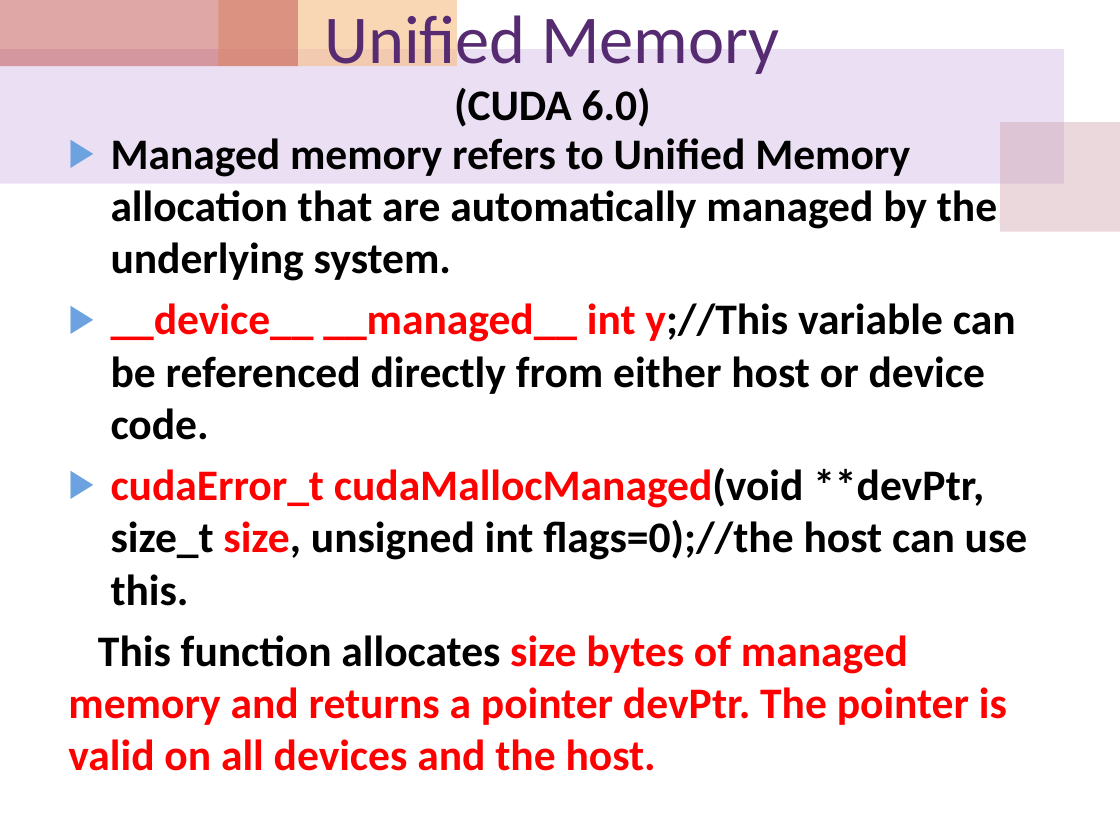
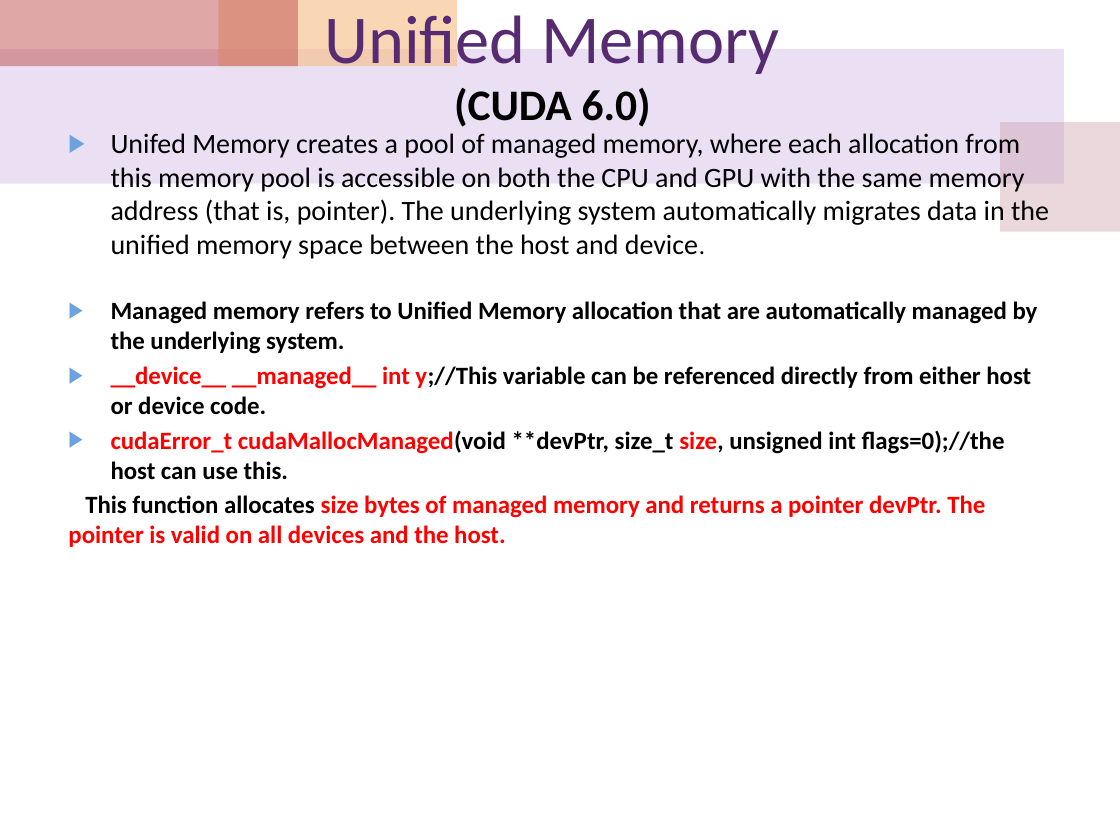
Before and after one commit to cocojk/major, a slide deck: slide 35 of gpu/EE817 Lecture 5 CUDA Memory Architecture.pptx. Drawn at 1120x840 pixels with LibreOffice and Linux fonts; fonts in the diff are those of the drawing. Boxes give left, top, right and bottom in pixels: in the first picture for what was removed or moved away, otherwise in the second. Text is boxed around its words. In the diff, an @@ line names an element or a change of style, - is before the commit and + after.

```diff
--- a/gpu/EE817 Lecture 5 CUDA Memory Architecture.pptx
+++ b/gpu/EE817 Lecture 5 CUDA Memory Architecture.pptx
@@ text at bbox=[111, 133, 1049, 259]: paragraph added @@
+▶ Unifed Memory creates a pool of managed memory, where each allocation from this memory pool is accessible on both the CPU and GPU with the same memory address (that is, pointer). The underlying system automatically migrates data in the unified memory space between the host and device.
@@ text at bbox=[68, 301, 1038, 547]: size 28 to 16 pt in "Managed memory refers to Unified Memory allocation ...", "__device__ __managed__ int y;//This variable can be ...", "cudaError_t cudaMallocManaged(void **devPtr, size_t size, un ...", "This function allocates size bytes of managed ..."; less space between paragraphs @@
```
Also in this commit, not shown: 1 other slide changed, 8 other files.
